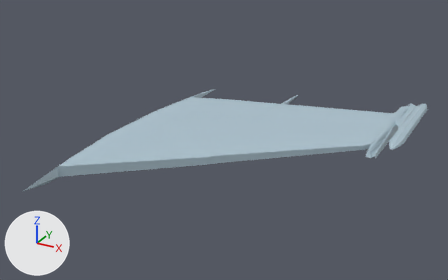
The glTF model assets/su33d_wing_fold_left.glb as it was, and as the next commit left it.
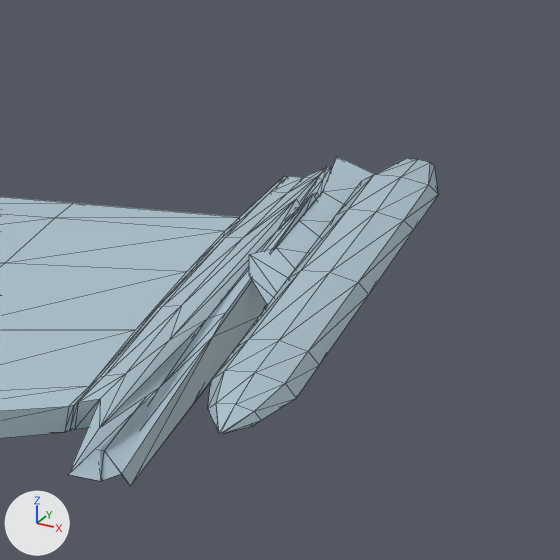
The first picture shows the older version from a 50 mm lens placed at (5.38, -6.82, 3.68), pointed at (1.42, 0.38, 0.08). The close-ups show the older and then the newer version on the part from 79% to 100% of the width and 27% to 61% of the height of that picture. Only the edits that show in the close-ups are written down. The lights are fixed; the arrows at lower left show +X, +Y and +Z. The close-ups show mesh edges as thin lines. Vertices at exactly the same position are counted once.

Before the edit, the objects in view are built like this:
```python
me_0_wingfoldleft = bpy.data.meshes.new('0_WingFoldLeft')
me_0_wingfoldleft.from_pydata(...)  # 308 vertices, 604 faces; spans x 0.02..3.7, y -2.16..3.37, z -0.1..0.21
me_0_wingfoldleft.materials.append(mat_6f8fa4)  # blue #afc5d1
ob_0_wingfoldleft = bpy.data.objects.new('0_WingFoldLeft', me_0_wingfoldleft)
ob_0_wingfoldleft.location = (0.0, 0.0, 0.0)
```
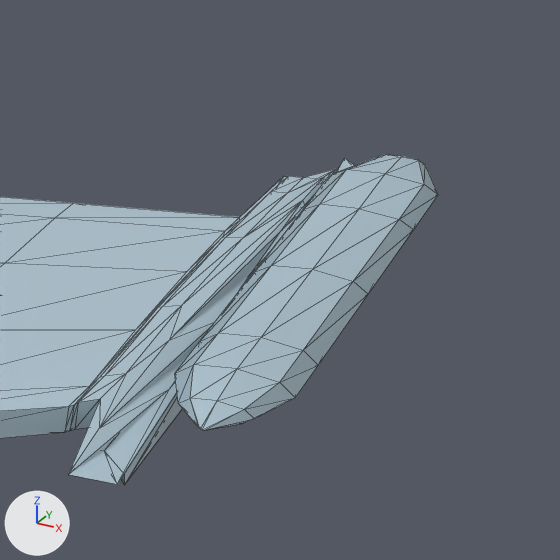
The change, as a diff of the scene's bpy script:
```diff
--- a/assets/su33d_wing_fold_left.glb.py
+++ b/assets/su33d_wing_fold_left.glb.py
@@ me_0_wingfoldleft @@
 # used by ob_0_wingfoldleft; location = (0.0, 0.0, 0.0)
-me_0_wingfoldleft.from_pydata(...)  # 308 vertices, 604 faces; spans x 0.02..3.7, y -2.16..3.37, z -0.1..0.21
+me_0_wingfoldleft.from_pydata(...)  # 308 vertices, 604 faces; spans x -0.02..3.7, y -2.16..3.37, z -0.1..0.21
+# me_0_wingfoldleft part 1: the loose piece of 61 vertices spanning x 3.49..3.7, y 1.28..3.37, z 0.0..0.09 is scaled about its middle by (1.42, 1, 1), then moved by (-0.04, 0.0, 0.0)
+# me_0_wingfoldleft part 2: 36 of 308 vertices moved; they spanned x 3.36..3.59, y 1.14..3.34, z -0.1..0.05 and now span x 3.37..3.54, y 1.14..3.34, z -0.1..0.05; mean shift (-0.01, 0.0, 0.0); largest move (3.56, 2.11, 0.04) -> (3.5, 2.11, 0.04)
+# other edits to the shape of me_0_wingfoldleft do not show in these pictures
 me_0_wingfoldleft.materials.append(mat_6f8fa4)
```

Location of each change, [x1, y1, x2, y2] in pixels of the close-ups (560 x 560 px; the box of a moved part takes in the faces that stretch with it):
'0_WingFoldLeft', reshaped: before [0, 157, 438, 486]; after [0, 155, 438, 485]
part 1 of me_0_wingfoldleft, moved or reshaped: before [208, 158, 438, 434]; after [175, 155, 438, 430]
part 2 of me_0_wingfoldleft, moved or reshaped: before [68, 157, 374, 486]; after [68, 158, 354, 485]
